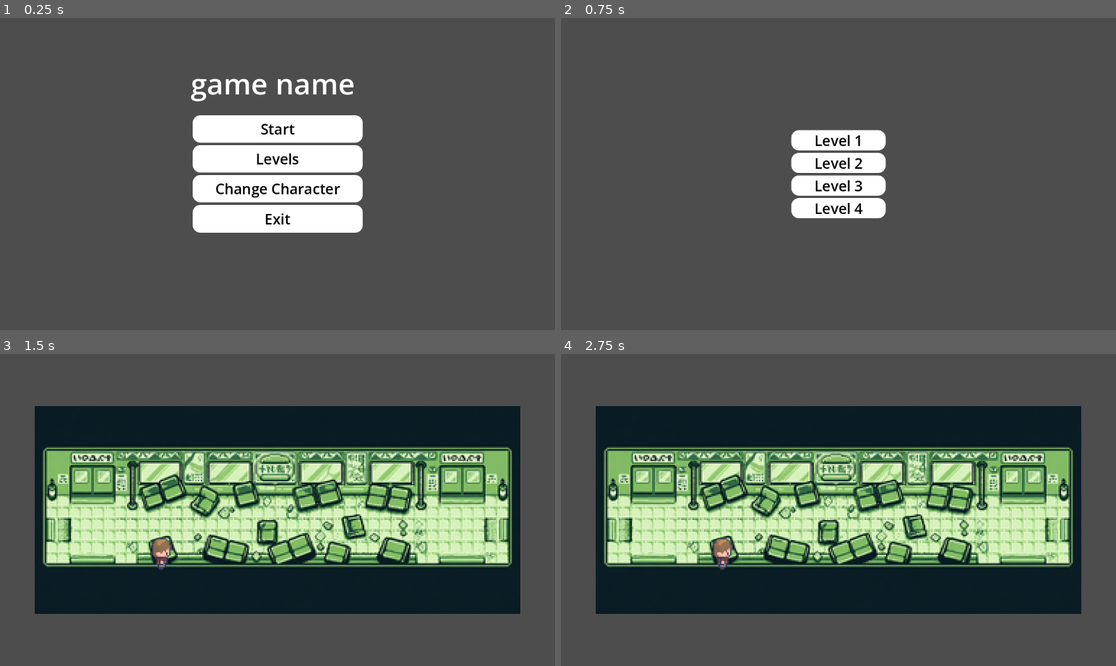
Above: before the commit, frames 1-4 (two rows, left to right).
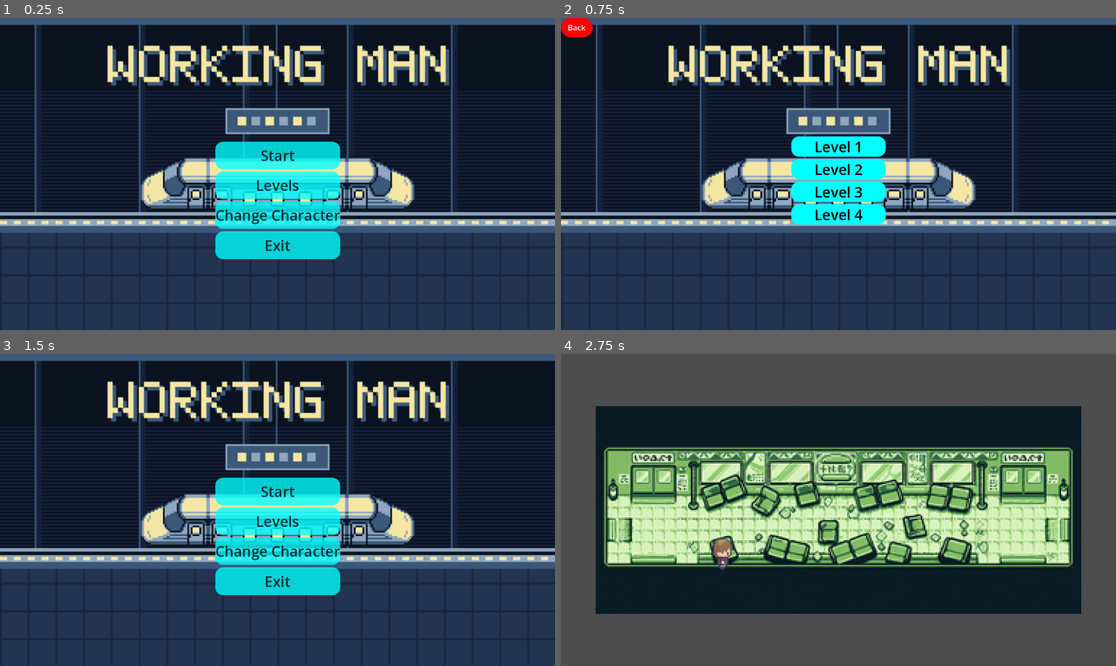
Above: after the commit, the same moments.

Repository: shifarizvi106/bomboclat
Game: Godot game, scene res://assets/ui/main_menu.tscn
Same seed, same stepped clock (60 frames per second), same inputs: the game is played once before the commit and once after it.
Inputs (mouse positions are in pixels of both pictures, inside the frame that each line leads up to):
- Up to frame 1 (0.25 s): no input
- Up to frame 2 (0.75 s): click "Levels" at 0.5 s
- Up to frame 3 (1.5 s): click "Level 1" (after the commit: "Back") at 1.25 s
- Up to frame 4 (2.75 s): click (838, 491) at 2 s, where only the run after the commit has a clickable "Start"

The runs differ from the first frame. In frame 1, 100% of the frame differs, in the area x 0-100%, y 0-100%; in frame 2, 100%; in frame 3, 89%; in frame 4, nothing differs.

Commit message:
Update levels and main menu UI

Diff:
--- a/assets/ui/Levels.tscn
+++ b/assets/ui/Levels.tscn
@@ -1,11 +1,13 @@
 [gd_scene format=3 uid="uid://274tg0vyvk3i"]
 
 [ext_resource type="Script" uid="uid://c7pa1tum11q0b" path="res://assets/ui/levels.gd" id="1_vx2d3"]
+[ext_resource type="Texture2D" uid="uid://bglq23xluu8yq" path="res://assets/ui/working_man_title_bg_1280x720.png" id="2_n42ai"]
 
 [sub_resource type="StyleBoxTexture" id="StyleBoxTexture_7iky7"]
+texture = ExtResource("2_n42ai")
 
 [sub_resource type="StyleBoxFlat" id="StyleBoxFlat_7iky7"]
-bg_color = Color(1, 1, 1, 1)
+bg_color = Color(0, 1, 1, 1)
 corner_radius_top_left = 16
 corner_radius_top_right = 16
 corner_radius_bottom_right = 16
@@ -24,6 +26,13 @@
 corner_radius_top_right = 16
 corner_radius_bottom_right = 16
 corner_radius_bottom_left = 16
+
+[sub_resource type="StyleBoxFlat" id="StyleBoxFlat_jh0cg"]
+bg_color = Color(1, 0, 0, 1)
+corner_radius_top_left = 25
+corner_radius_top_right = 25
+corner_radius_bottom_right = 25
+corner_radius_bottom_left = 25
 
 [node name="Levels" type="Control" unique_id=1948924458]
 layout_mode = 3
@@ -51,9 +60,9 @@
 anchor_right = 0.5
 anchor_bottom = 0.5
 offset_left = -98.125
-offset_top = -91.5
+offset_top = -78.0
 offset_right = 98.125
-offset_bottom = 91.5
+offset_bottom = 105.0
 grow_horizontal = 2
 grow_vertical = 2
 theme_override_constants/separation = 5
@@ -115,4 +124,13 @@
 theme_override_styles/hover = SubResource("StyleBoxFlat_n42ai")
 text = "Level 4"
 
+[node name="Button" type="Button" parent="." unique_id=1376415490]
+layout_mode = 1
+offset_right = 66.0
+offset_bottom = 40.0
+theme_override_colors/font_color = Color(1, 1, 1, 1)
+theme_override_styles/normal = SubResource("StyleBoxFlat_jh0cg")
+text = "Back"
+
 [connection signal="pressed" from="VBoxContainer/Button" to="." method="_on_level1_pressed"]
+[connection signal="pressed" from="Button" to="." method="_on_back_levels_pressed"]
--- a/assets/ui/levels.gd
+++ b/assets/ui/levels.gd
@@ -15,3 +15,7 @@
 
 func _on_level1_pressed() -> void:
 	get_tree().change_scene_to_file("res://scenes/level_1.tscn")
+
+
+func _on_back_levels_pressed() -> void:
+	get_tree().change_scene_to_file("res://assets/ui/main_menu.tscn")
--- a/assets/ui/main_menu.gd
+++ b/assets/ui/main_menu.gd
@@ -13,7 +13,7 @@
 
 func _on_start_pressed() -> void:
 	#print("start pressed")
-	get_tree().change_scene_to_file("res://scenes/level_1.tscn")
+		get_tree().change_scene_to_file("res://scenes/level_1.tscn")
 
 
 func _on_levels_pressed() -> void:
--- a/assets/ui/main_menu.tscn
+++ b/assets/ui/main_menu.tscn
@@ -1,25 +1,27 @@
 [gd_scene format=3 uid="uid://byp8ejaoujl6g"]
 
 [ext_resource type="Script" uid="uid://sfyt7m7vi40g" path="res://assets/ui/main_menu.gd" id="1_mkuvw"]
+[ext_resource type="Texture2D" uid="uid://bglq23xluu8yq" path="res://assets/ui/working_man_title_bg_1280x720.png" id="2_hskgt"]
 
 [sub_resource type="StyleBoxTexture" id="StyleBoxTexture_3gyqk"]
+texture = ExtResource("2_hskgt")
 
 [sub_resource type="StyleBoxFlat" id="StyleBoxFlat_3gyqk"]
-bg_color = Color(1, 1, 1, 1)
+bg_color = Color(0, 1, 1, 1)
 corner_radius_top_left = 16
 corner_radius_top_right = 16
 corner_radius_bottom_right = 16
 corner_radius_bottom_left = 16
 
 [sub_resource type="StyleBoxFlat" id="StyleBoxFlat_pj7h2"]
-bg_color = Color(0.52906674, 0.52906674, 0.52906656, 1)
+bg_color = Color(2.2140146e-06, 0.58068115, 0.7593019, 1)
 corner_radius_top_left = 16
 corner_radius_top_right = 16
 corner_radius_bottom_right = 16
 corner_radius_bottom_left = 16
 
 [sub_resource type="StyleBoxFlat" id="StyleBoxFlat_uasto"]
-bg_color = Color(0.76240367, 0.7624037, 0.7624035, 1)
+bg_color = Color(0.4849313, 0.8021141, 0.99999994, 1)
 corner_radius_top_left = 16
 corner_radius_top_right = 16
 corner_radius_bottom_right = 16
@@ -50,15 +52,16 @@
 anchor_top = 0.5
 anchor_right = 0.5
 anchor_bottom = 0.5
-offset_left = -176.5
-offset_top = -122.0
-offset_right = 176.5
-offset_bottom = 122.0
+offset_left = -129.5
+offset_top = -67.0
+offset_right = 129.5
+offset_bottom = 177.0
 grow_horizontal = 2
 grow_vertical = 2
 theme_override_constants/separation = 5
 
 [node name="Button" type="Button" parent="VBoxContainer" unique_id=1651971870]
+modulate = Color(1, 1, 1, 0.78431374)
 layout_mode = 2
 size_flags_vertical = 3
 theme_override_colors/font_color = Color(0, 0, 0, 1)
@@ -73,6 +76,7 @@
 "
 
 [node name="Button4" type="Button" parent="VBoxContainer" unique_id=951879244]
+modulate = Color(1, 1, 1, 0.78431374)
 layout_mode = 2
 size_flags_vertical = 3
 theme_override_colors/font_color = Color(0, 0, 0, 1)
@@ -86,6 +90,7 @@
 text = "															Levels"
 
 [node name="Button2" type="Button" parent="VBoxContainer" unique_id=945878788]
+modulate = Color(1, 1, 1, 0.78431374)
 layout_mode = 2
 size_flags_vertical = 3
 theme_override_colors/font_color = Color(0, 0, 0, 1)
@@ -99,6 +104,7 @@
 text = "Change Character"
 
 [node name="Button3" type="Button" parent="VBoxContainer" unique_id=2108891460]
+modulate = Color(1, 1, 1, 0.78431374)
 layout_mode = 2
 size_flags_vertical = 3
 theme_override_colors/font_color = Color(0, 0, 0, 1)
@@ -112,24 +118,6 @@
 text = "Exit
 "
 
-[node name="Label" type="Label" parent="." unique_id=2079060702]
-layout_mode = 1
-anchors_preset = 8
-anchor_left = 0.5
-anchor_top = 0.5
-anchor_right = 0.5
-anchor_bottom = 0.5
-offset_left = -202.0
-offset_top = -253.0
-offset_right = 183.14929
-offset_bottom = -123.0
-grow_horizontal = 2
-grow_vertical = 2
-theme_override_font_sizes/font_size = 60
-text = "game name"
-horizontal_alignment = 1
-vertical_alignment = 1
-
 [connection signal="pressed" from="VBoxContainer/Button" to="." method="_on_start_pressed"]
 [connection signal="pressed" from="VBoxContainer/Button4" to="." method="_on_levels_pressed"]
 [connection signal="pressed" from="VBoxContainer/Button2" to="." method="_on_changecharacter_pressed"]
Binary file added: assets/ui/working_man_bg_no_title_1280x720.png
Not shown, added: assets/ui/working_man_bg_no_title_1280x720.png.import
Binary file added: assets/ui/working_man_title_bg_1280x720.png
Not shown, added: assets/ui/working_man_title_bg_1280x720.png.import
